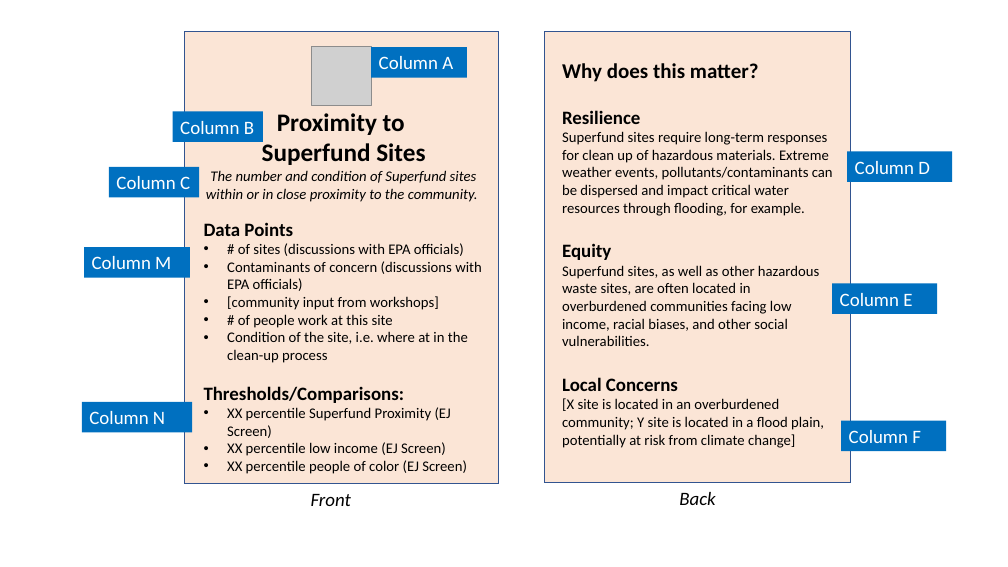
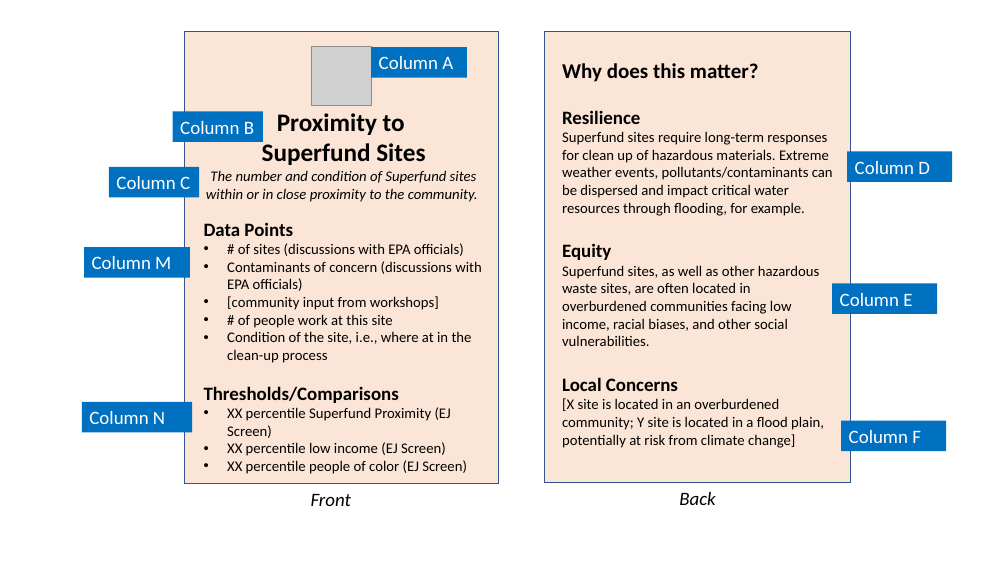
Before and after one commit to USEPA/Equitable-Resilience-Builder-GUI, a slide deck: slide 6 of erb_supporting_docs/Code_Resources/ERB/Static_Data/Supporting_DOC/Indicator_Card_Template.pptx. Drawn at 1008x567 pixels with LibreOffice and Linux fonts; fonts in the diff are those of the drawing; grey boxes stand for pictures. Boxes give left, top, right and bottom in pixels: in the first picture for what was removed or moved away, otherwise in the second. Text is boxed around its words. In the diff, an @@ line names an element or a change of style, - is before the commit and + after.

```diff
--- a/erb_supporting_docs/Code_Resources/ERB/Static_Data/Supporting_DOC/Indicator_Card_Template.pptx
+++ b/erb_supporting_docs/Code_Resources/ERB/Static_Data/Supporting_DOC/Indicator_Card_Template.pptx
@@ text at (204, 331, 472, 403): text changed @@
-• Condition of the site, i.e. where at in the clean-up process
-Thresholds/Comparisons:
+• Condition of the site, i.e., where at in the clean-up process
+Thresholds/Comparisons
```
Also in this commit, not shown: 5 other slides changed, 20 other files.
